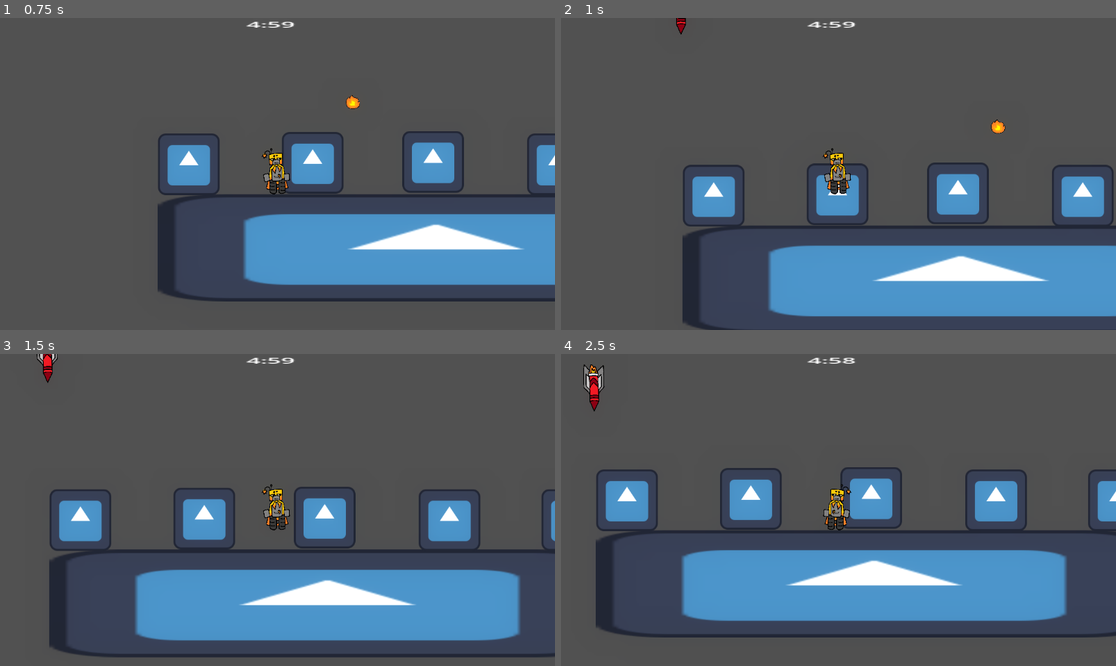
Above: before the commit, frames 1-4 (two rows, left to right).
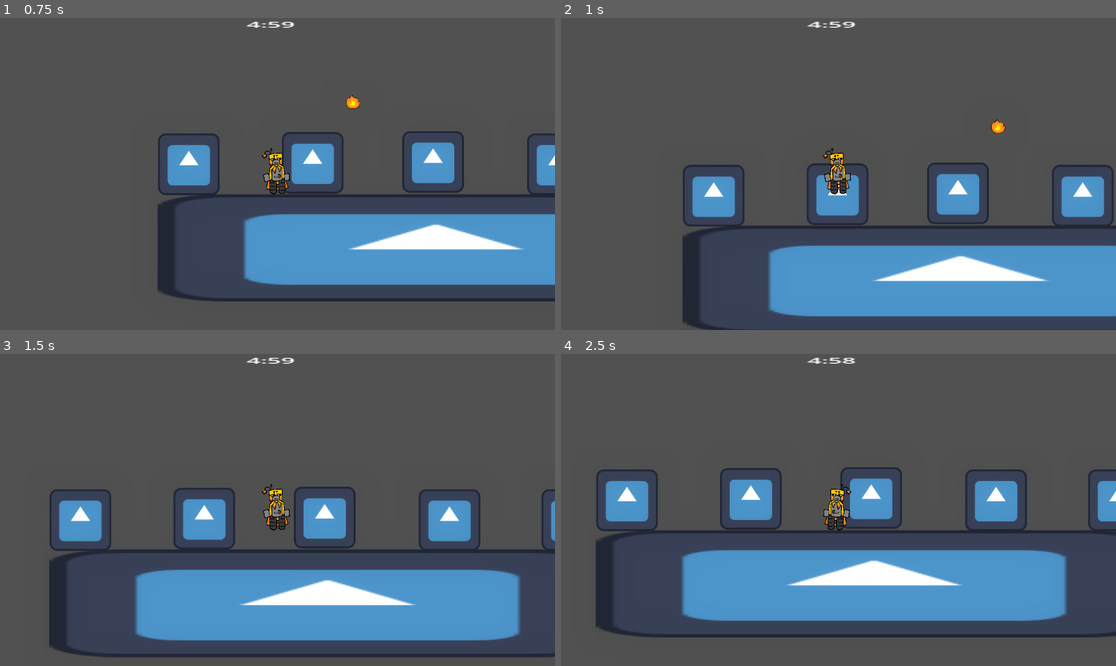
Above: after the commit, the same moments.

Repository: GeirlanthArchivest/oops--i-maybe-did-it-again
Game: Godot game, scene res://Scenes/main_level.tscn
The game is run twice, just before and just after one commit, with the same random seed, the same clock (stepped at 60 frames per second) and the same inputs. The engine's default icon, where the game draws it, is replaced by a stand-in: a white triangle on a blue panel in a dark square.
Inputs (mouse positions are in pixels of both pictures, inside the frame that each line leads up to):
- Up to frame 1 (0.75 s): tap Enter (shoot) at 0.5 s; move the mouse to (399, 158) at 0.52 s; hold Right (move_right) from 0.53 s (still down); hold Enter (shoot) from 0.53 s (still down)
- Up to frame 2 (1 s): keep holding Right (move_right); keep holding Enter (shoot); tap Space (jump) at 0.77 s
- Up to frame 3 (1.5 s): keep holding Right (move_right); move the mouse to (166, 525) at 1.27 s; release Enter (shoot) at 1.28 s; tap Enter (shoot) at 1.35 s
- Up to frame 4 (2.5 s): tap Space (jump) at 1.52 s; move the mouse to (894, 441) at 2.02 s; release Right (move_right) at 2.03 s; hold Left (move_left) from 2.03 s (still down); hold Enter (shoot) from 2.03 s (still down)

Frame 1 is identical in both runs. In frame 2, less than 0.1% of the frame differs, in the area x 20-23%, y 0-6%; in frame 3, 0.2%; in frame 4, 0.4%, in the area x 4-8%, y 3-19%.

Commit message:
trying to make the missiles fall and follow camera
floor collision also fucked

Diff:
--- a/oops!-i-maybe-did-it-again/Scenes/main_level.tscn
+++ b/oops!-i-maybe-did-it-again/Scenes/main_level.tscn
@@ -47,30 +47,6 @@
 [node name="Camera2D" type="Camera2D" parent="."]
 position = Vector2(577, 324)
 
-[node name="Spawnpoint1" type="Node2D" parent="Camera2D" groups=["spawn"]]
-position = Vector2(-501, -324)
-
-[node name="Spawnpoint2" type="Node2D" parent="Camera2D" groups=["spawn"]]
-position = Vector2(-358, -324)
-
-[node name="Spawnpoint3" type="Node2D" parent="Camera2D" groups=["spawn"]]
-position = Vector2(-179, -324)
-
-[node name="Spawnpoint4" type="Node2D" parent="Camera2D" groups=["spawn"]]
-position = Vector2(-37, -324)
-
-[node name="Spawnpoint5" type="Node2D" parent="Camera2D" groups=["spawn"]]
-position = Vector2(106, -324)
-
-[node name="Spawnpoint6" type="Node2D" parent="Camera2D" groups=["spawn"]]
-position = Vector2(285, -324)
-
-[node name="Spawnpoint7" type="Node2D" parent="Camera2D" groups=["spawn"]]
-position = Vector2(409, -324)
-
-[node name="Spawnpoint8" type="Node2D" parent="Camera2D" groups=["spawn"]]
-position = Vector2(588, -324)
-
 [node name="Timer" type="Label" parent="Camera2D"]
 anchors_preset = 5
 anchor_left = 0.5
@@ -92,12 +68,51 @@
 one_shot = true
 autostart = true
 
+[node name="Spawnpointmaster" type="Node2D" parent="Camera2D"]
+
+[node name="Spawnpoint" type="Marker2D" parent="Camera2D/Spawnpointmaster" groups=["spawn"]]
+position = Vector2(-577, -324)
+
+[node name="Spawnpoint2" type="Marker2D" parent="Camera2D/Spawnpointmaster" groups=["spawn"]]
+position = Vector2(-499, -324)
+
+[node name="Spawnpoint3" type="Marker2D" parent="Camera2D/Spawnpointmaster" groups=["spawn"]]
+position = Vector2(-413, -324)
+
+[node name="Spawnpoint4" type="Marker2D" parent="Camera2D/Spawnpointmaster" groups=["spawn"]]
+position = Vector2(-338, -324)
+
+[node name="Spawnpoint5" type="Marker2D" parent="Camera2D/Spawnpointmaster" groups=["spawn"]]
+position = Vector2(-260, -324)
+
+[node name="Spawnpoint6" type="Marker2D" parent="Camera2D/Spawnpointmaster" groups=["spawn"]]
+position = Vector2(-174, -324)
+
+[node name="Spawnpoint7" type="Marker2D" parent="Camera2D/Spawnpointmaster" groups=["spawn"]]
+position = Vector2(91, -324)
+
+[node name="Spawnpoint8" type="Marker2D" parent="Camera2D/Spawnpointmaster" groups=["spawn"]]
+position = Vector2(169, -324)
+
+[node name="Spawnpoint9" type="Marker2D" parent="Camera2D/Spawnpointmaster" groups=["spawn"]]
+position = Vector2(255, -324)
+
+[node name="Spawnpoint10" type="Marker2D" parent="Camera2D/Spawnpointmaster" groups=["spawn"]]
+position = Vector2(330, -324)
+
+[node name="Spawnpoint11" type="Marker2D" parent="Camera2D/Spawnpointmaster" groups=["spawn"]]
+position = Vector2(408, -324)
+
+[node name="Spawnpoint12" type="Marker2D" parent="Camera2D/Spawnpointmaster" groups=["spawn"]]
+position = Vector2(494, -324)
+
 [node name="StaticBody2D" type="StaticBody2D" parent="." groups=["Floor"]]
 position = Vector2(576, 449)
 collision_layer = 3
 collision_mask = 3
 
-[node name="CollisionShape2D" type="CollisionShape2D" parent="StaticBody2D"]
+[node name="CollisionShape2D" type="CollisionShape2D" parent="StaticBody2D" groups=["Floor"]]
+scale = Vector2(24.92, 18.88)
 shape = SubResource("WorldBoundaryShape2D_q2fht")
 
 [node name="Sprite2D" type="Sprite2D" parent="StaticBody2D"]
--- a/oops!-i-maybe-did-it-again/Scripts/Level.gd
+++ b/oops!-i-maybe-did-it-again/Scripts/Level.gd
@@ -3,6 +3,7 @@
 var building = preload("res://Scenes/building.tscn")
 var missile_path = preload("res://Scenes/missile.tscn")
 @onready var camera = $Camera2D
+@onready var masterSP = $Camera2D/Spawnpointmaster
 
 func _ready():
 	Global.node_creation_parent = self
@@ -10,18 +11,20 @@
 func _exit_tree():
 	Global.node_creation_parent = null
 
-func _process(delta: float) -> void:
+func _process(_delta: float) -> void:
 	camera.position = Global.player.global_position
+	masterSP.position = Global.player.global_position
 
 func _on_timer_timeout() -> void:
 	get_tree().reload_current_scene()
 
-func _on_missile_timer_timeout() -> void:
-	var missile = missile_path.instantiate()
-	add_child(missile)
-	missile.position = $Spawn.position
-
-	var nodes = get_tree().get_nodes_in_group("spawn")
-	var node = nodes[randi() % nodes.size()]
-
-	$Spawn.position = node.position
+#func _on_missile_timer_timeout() -> void:
+	#var missile = missile_path.instantiate()
+	#add_child(missile)
+	#missile.position = $Spawn.position
+	#
+	#var nodes = get_tree().get_nodes_in_group("spawn")
+	#var node = nodes[randi() % nodes.size()]
+	#
+	#$Spawn.position = node.position
+	#print($Spawn.position)
--- a/oops!-i-maybe-did-it-again/Scripts/player.gd
+++ b/oops!-i-maybe-did-it-again/Scripts/player.gd
@@ -48,6 +48,5 @@
 	$Fire_rate_timer.start()
 	can_shoot = false
 
-
 func _on_fire_rate_timer_timeout():
 	can_shoot = true
--- a/oops!-i-maybe-did-it-again/project.godot
+++ b/oops!-i-maybe-did-it-again/project.godot
@@ -23,6 +23,7 @@
 
 "Enemy Damager"=""
 Floor=""
+spawn=""
 
 [input]
 
